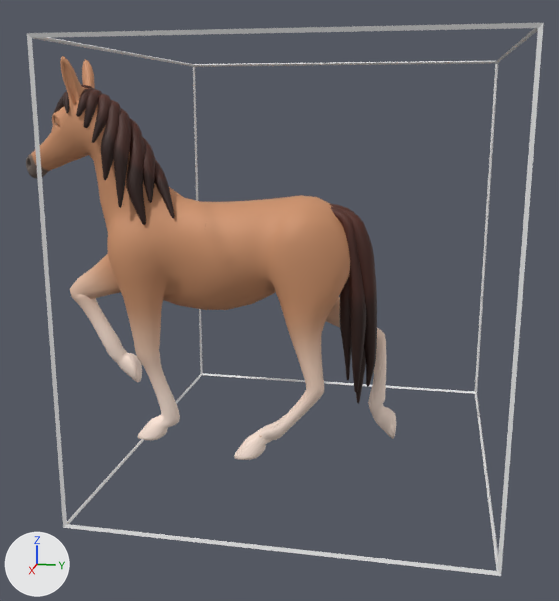
The Blender file blender/player2_tex.blend, before and after one commit.
Rendered twice from a 50 mm camera at (3.76, 0.59, 0.73) aimed at (0.03, -0.16, -0.2). Arrows for +X, +Y and +Z are at lower left; the lights stay in place. Both versions are drawn at frame 30 of the action 'walk'; the numbers are the values there.

Objects in the first picture: 'A_Horse', 'Z_Cube'.
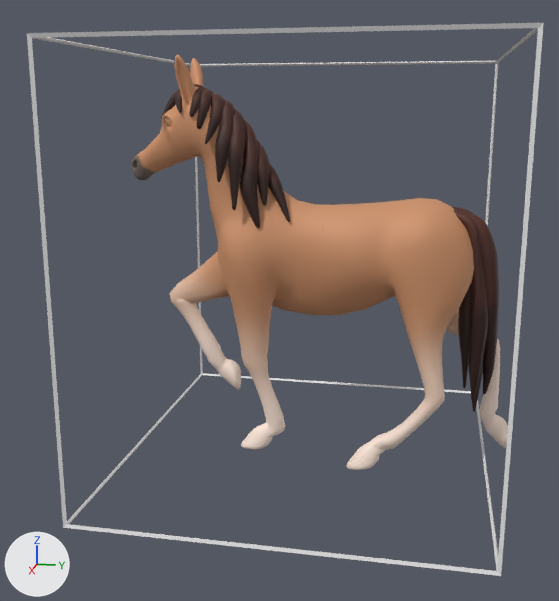
Changed parts and their boxes (x1, y1, x2, y2) in the pictures (559 x 601 px):
'A_Horse', mesh moved
    before: (26, 56, 396, 460)
    after: (132, 55, 508, 470)

What the commit changed:
me_a_horse has 5478 vertices, 5408 faces and spans x -0.23..0.23, y -1.5..0.44, z -1.01..0.99.
me_a_horse is used by ob_a_horse; location (0.0, 0.0, 0.0).
me_a_horse part 1: the whole mesh is moved by (0.0, 0.58, 0.0).
